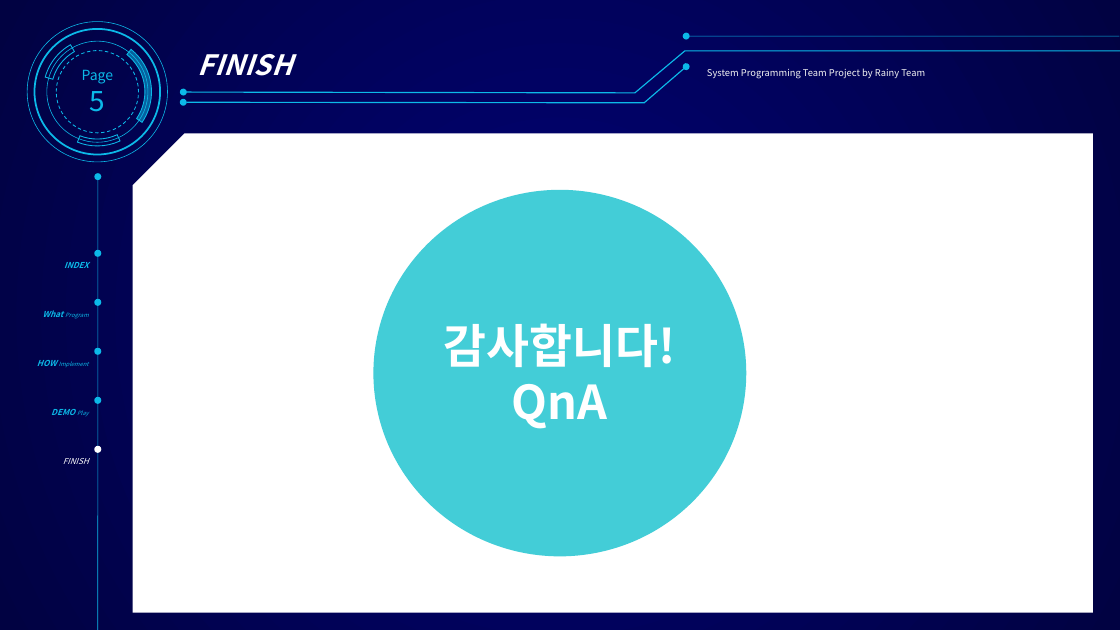
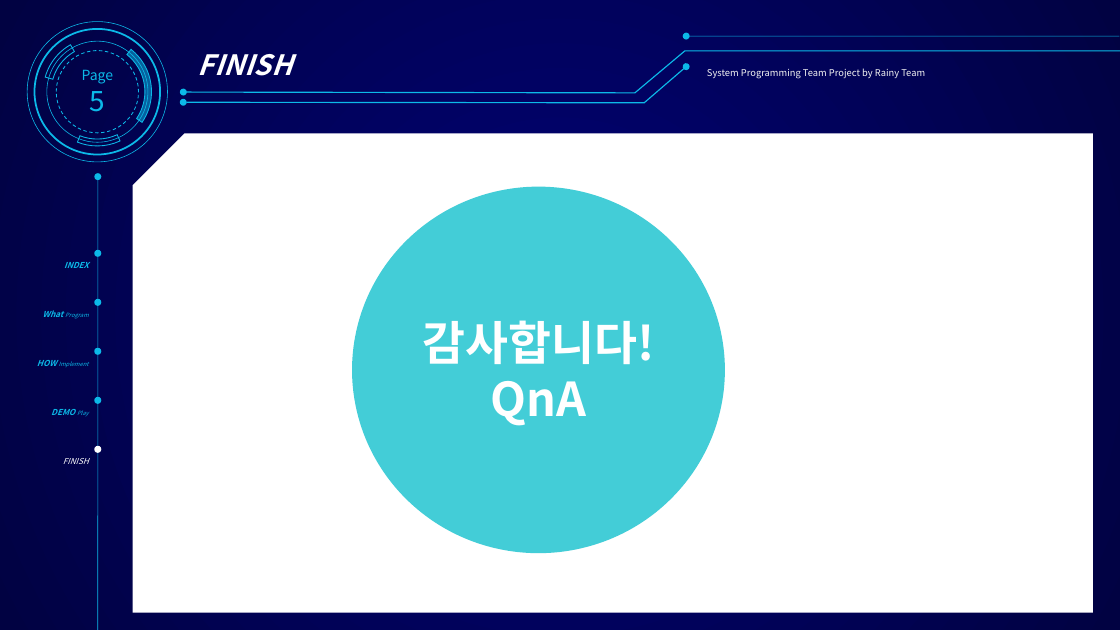
Before and after one commit to HYUCKJIN/SysProgTeamProject, a slide deck: slide 7 of 발표자료ver3.pptx. Drawn at 1120x630 pixels with LibreOffice and Linux fonts; fonts in the diff are those of the drawing. Boxes give left, top, right and bottom in pixels: in the first picture for what was removed or moved away, otherwise in the second. Text is boxed around its words. In the diff, an @@ line names an element or a change of style, - is before the commit and + after.

```diff
--- a/발표자료ver3.pptx
+++ b/발표자료ver3.pptx
@@ ellipse "감사합니다!" moved from (x1=374, y1=190, x2=747, y2=556) to (x1=352, y1=187, x2=725, y2=553) @@
```
Also in this commit, not shown: 2 other slides changed.
